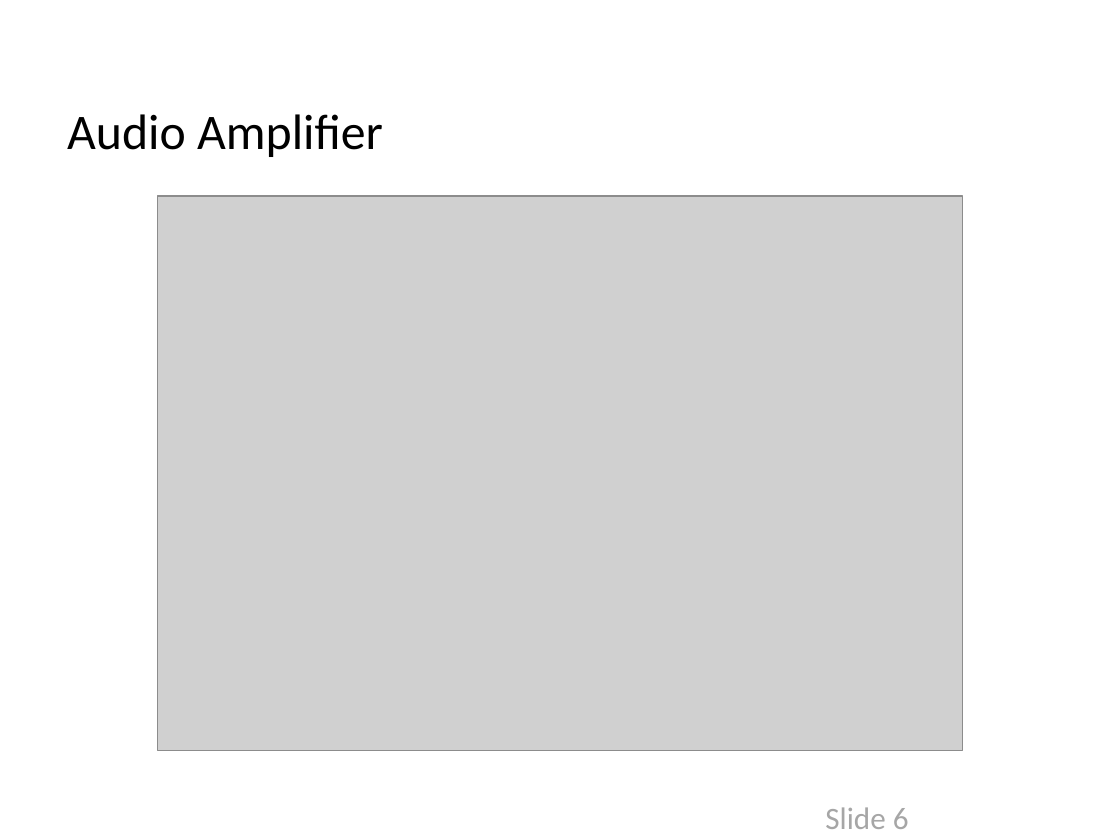
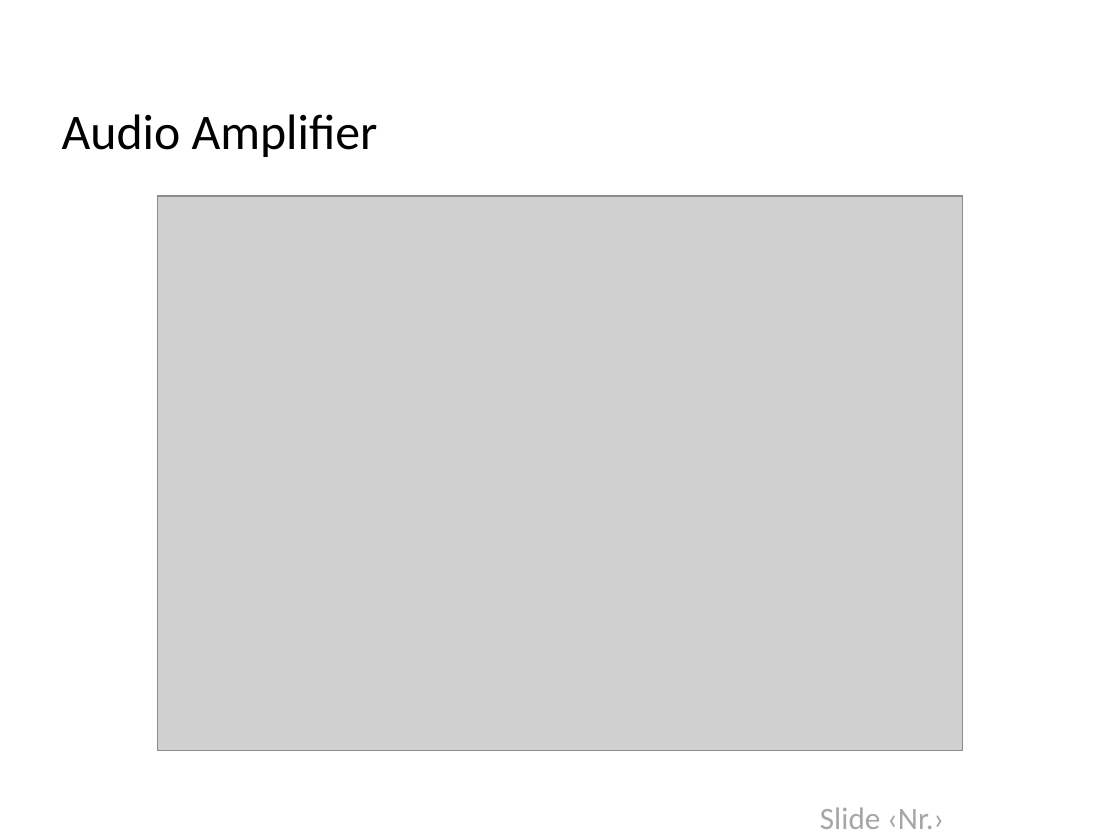
Before and after one commit to jarn0ld/smeagol-walkie-talkie, a slide deck: slide 6 of presentation/smeagol-new.pptx. Drawn at 1120x840 pixels with LibreOffice and Linux fonts; fonts in the diff are those of the drawing; grey boxes stand for pictures; background and template pictures are left out. Boxes give left, top, right and bottom in pixels: in the first picture for what was removed or moved away, otherwise in the second. Text is boxed around its words. In the diff, an @@ line names an element or a change of style, - is before the commit and + after.

```diff
--- a/presentation/smeagol-new.pptx
+++ b/presentation/smeagol-new.pptx
@@ title "Audio Amplifier": place and size @@
-title "Audio Amplifier" at [67,114,383,157]
+title "Audio Amplifier" at [62,114,378,157]
@@ text at [820,807,944,829]: text changed @@
-Slide 6
+Slide ‹Nr.›
```
Also in this commit, not shown: 10 other slides changed, 1 slide added, 1 slide removed.
